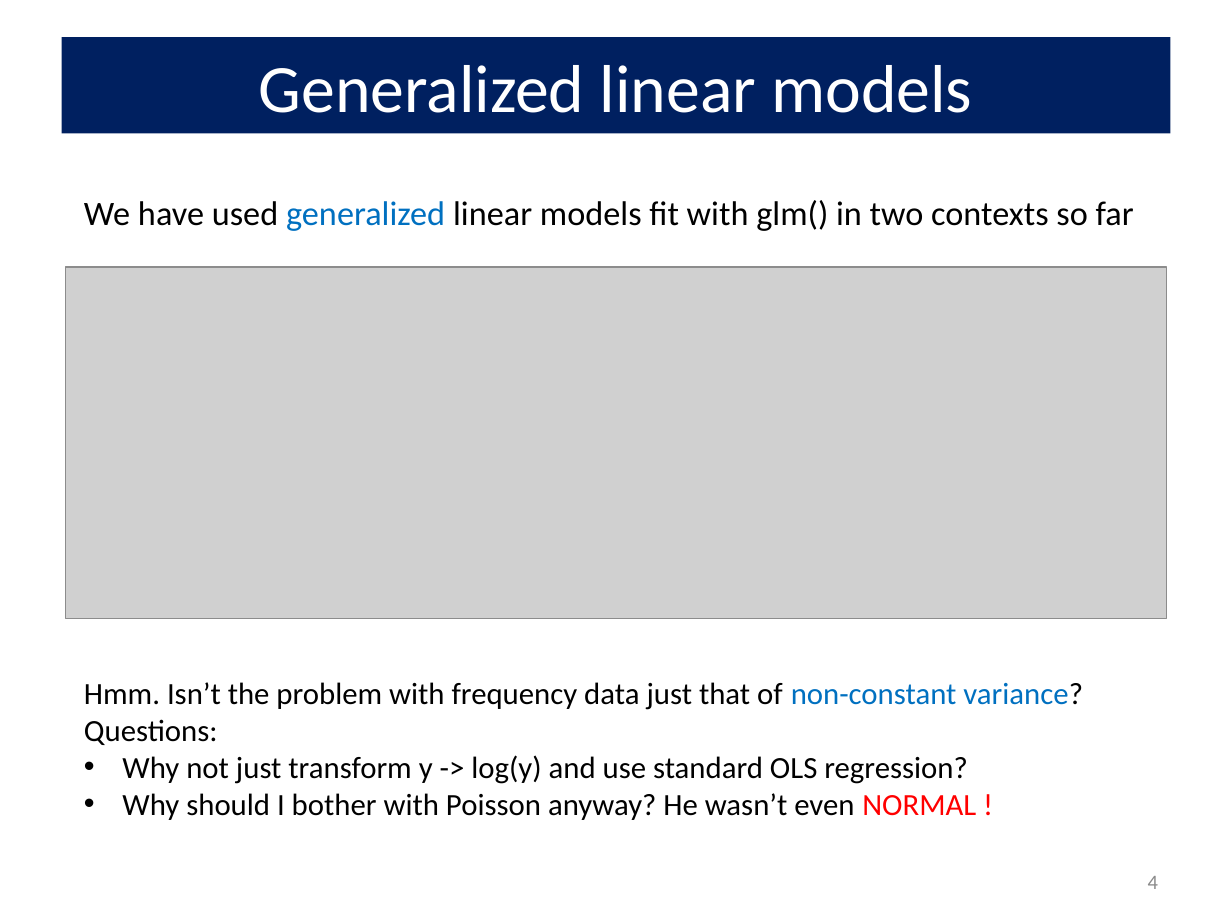
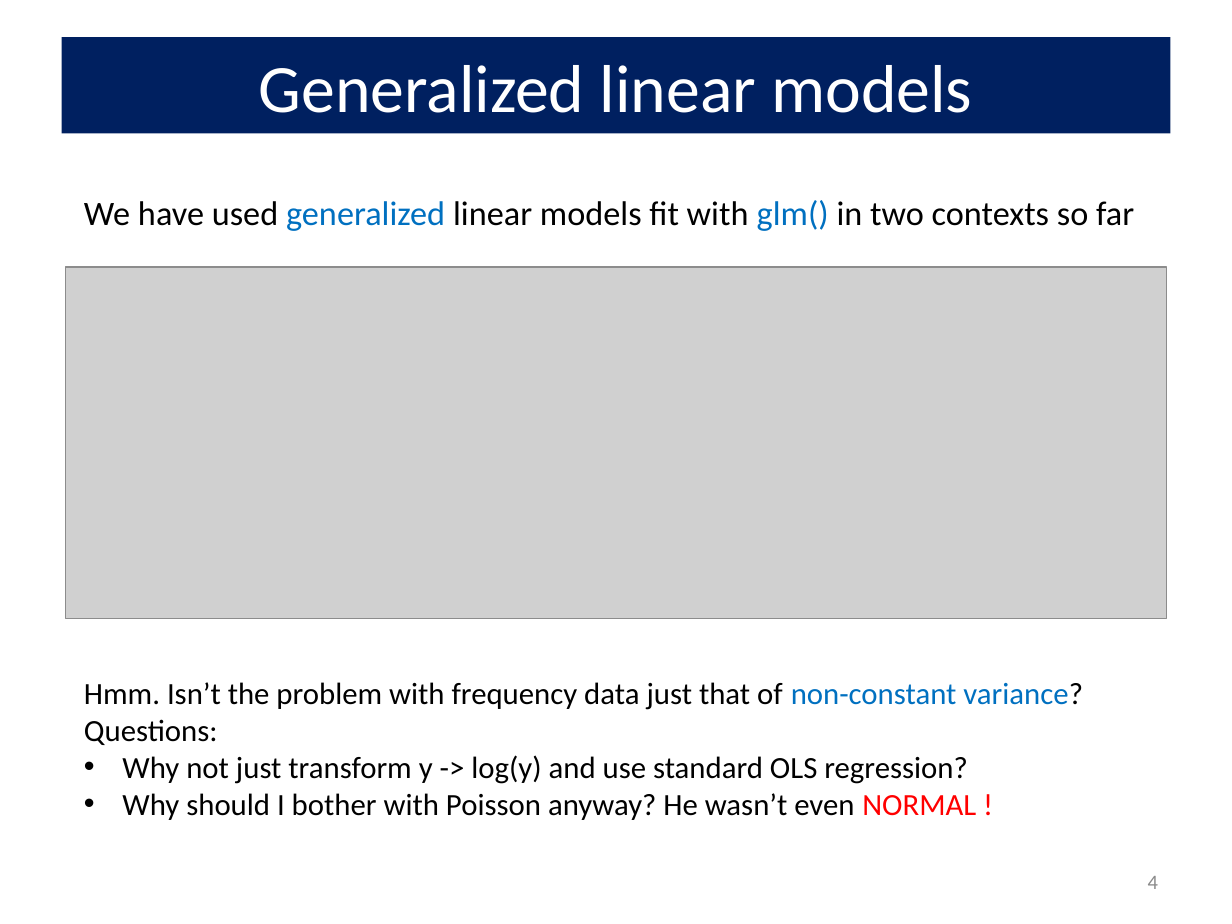
Before and after one commit to friendly/psy6136, a slide deck: slide 4 of docs/lectures/09-CountData.pptx. Drawn at 1232x924 pixels with LibreOffice and Linux fonts; fonts in the diff are those of the drawing; grey boxes stand for pictures. Boxes give left, top, right and bottom in pixels: in the first picture for what was removed or moved away, otherwise in the second. Text is boxed around its words. In the diff, an @@ line names an element or a change of style, - is before the commit and + after.

```diff
--- a/docs/lectures/09-CountData.pptx
+++ b/docs/lectures/09-CountData.pptx
@@ text "We have used generalized linear ..." at <box>84,200,1134,231</box>: text colour #000000 to #0070C0 in "glm()" @@
```
Also in this commit, not shown: 6 other slides changed, 11 other files.
